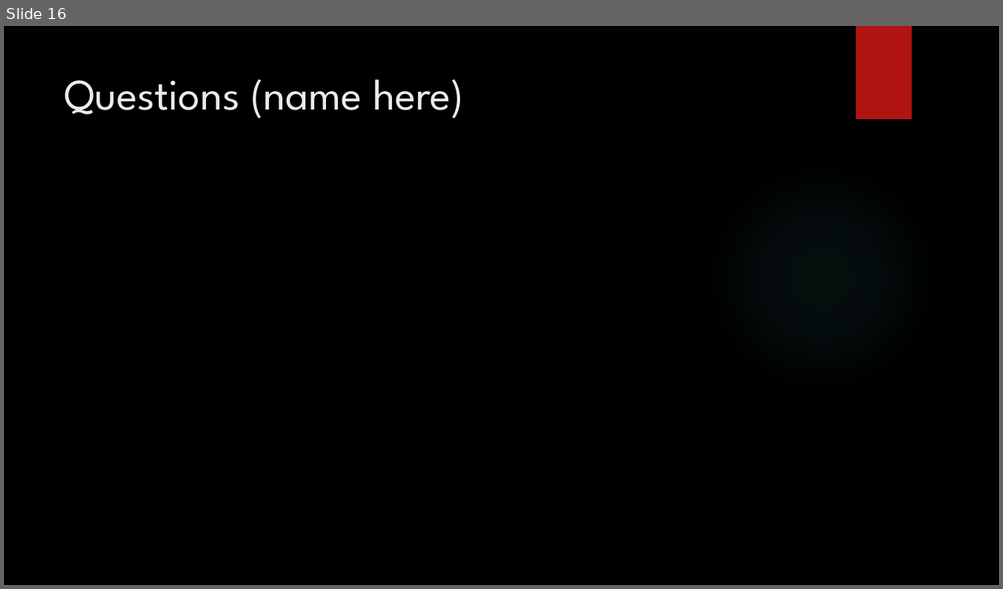
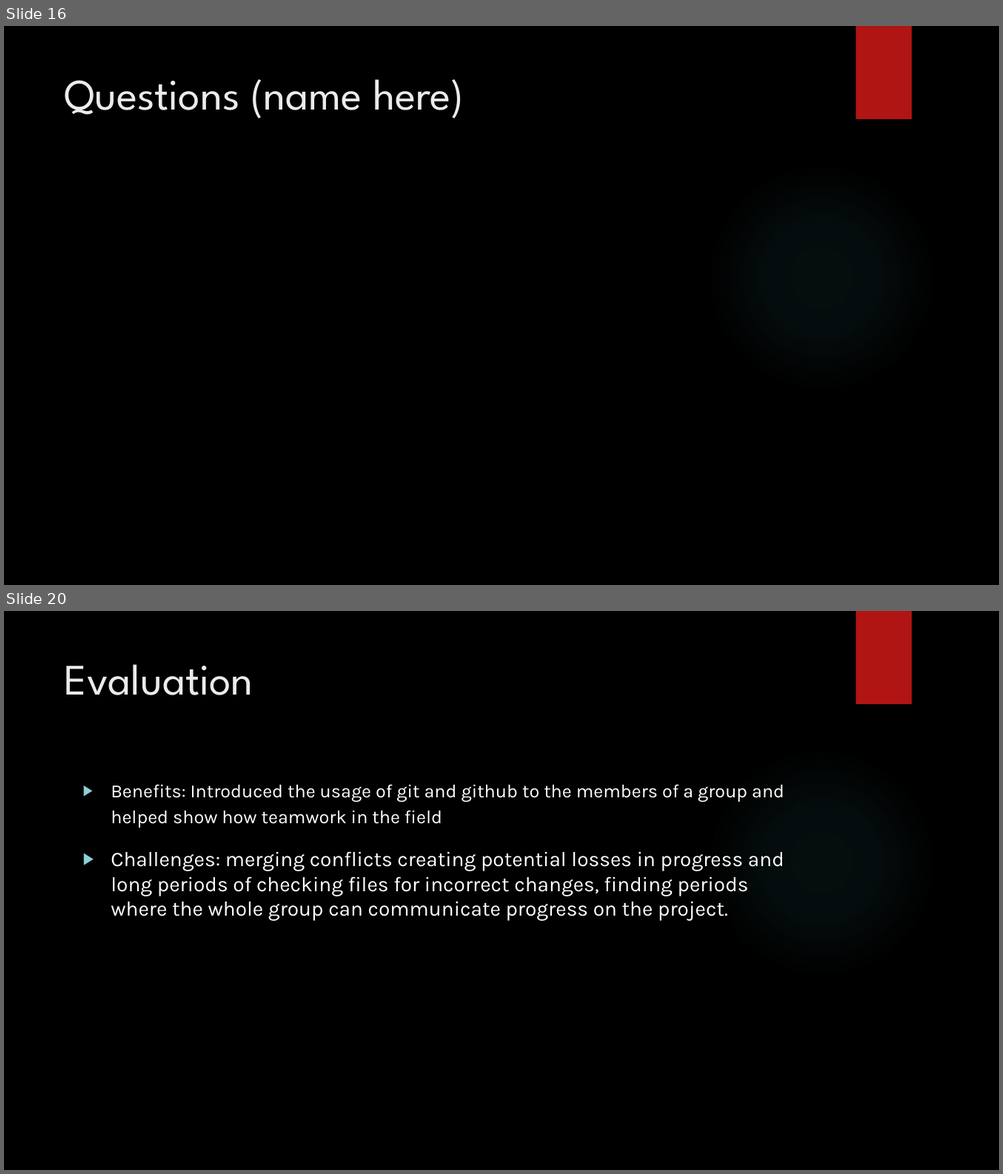
Before and after one commit to csmfduro/salaries, a slide deck: Computer Science Workshop Presentation.pptx. Shown one above the other, each under a label of ours: slide 16 before the commit, slides 16 and 20 after it; the slides between them are not shown. The pictures are 1003x589 and 1003x1174 pixels, drawn with LibreOffice and Linux fonts; fonts in the diff are those of the drawing; background and template pictures are left out. Boxes give left, top, right and bottom in pixels: in the first picture for what was removed or moved away, otherwise in the second. Text is boxed around its words. In the diff, an @@ line names an element or a change of style, - is before the commit and + after.

Commit message:
Worked on Presentation
Added to slides detailing menu structure, testing and evaluation

```diff
--- a/Computer Science Workshop Presentation.pptx
+++ b/Computer Science Workshop Presentation.pptx
@@ slide 20 added at bbox=[4, 611, 999, 1170], background picture (left out); not listed: 2 template elements that a slide beside it also shows @@
@@ title added at bbox=[64, 664, 253, 695], 42 pt, text #EBEBEB @@
+Evaluation
@@ text added at bbox=[111, 784, 784, 921], 20 pt, text #FFFFFF @@
+▶ Benefits: Introduced the usage of git and github to the members of a group and helped show how teamwork in the field
+▶ Challenges: merging conflicts creating potential losses in progress and long periods of checking files for incorrect changes, finding periods where the whole group can communicate progress on the project.
```
Also in this commit, not shown: 3 slides changed, 3 other slides added, 2 slides removed.
